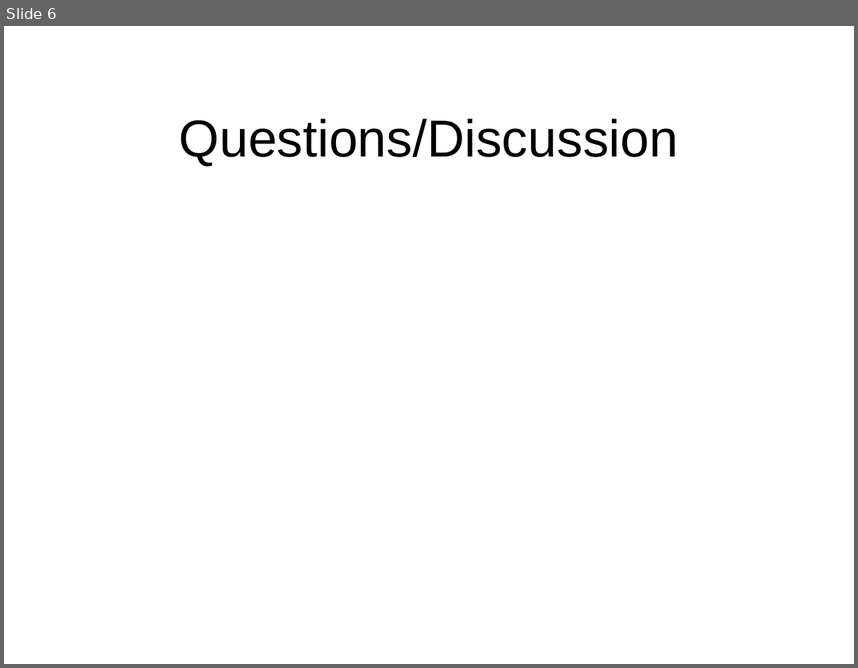
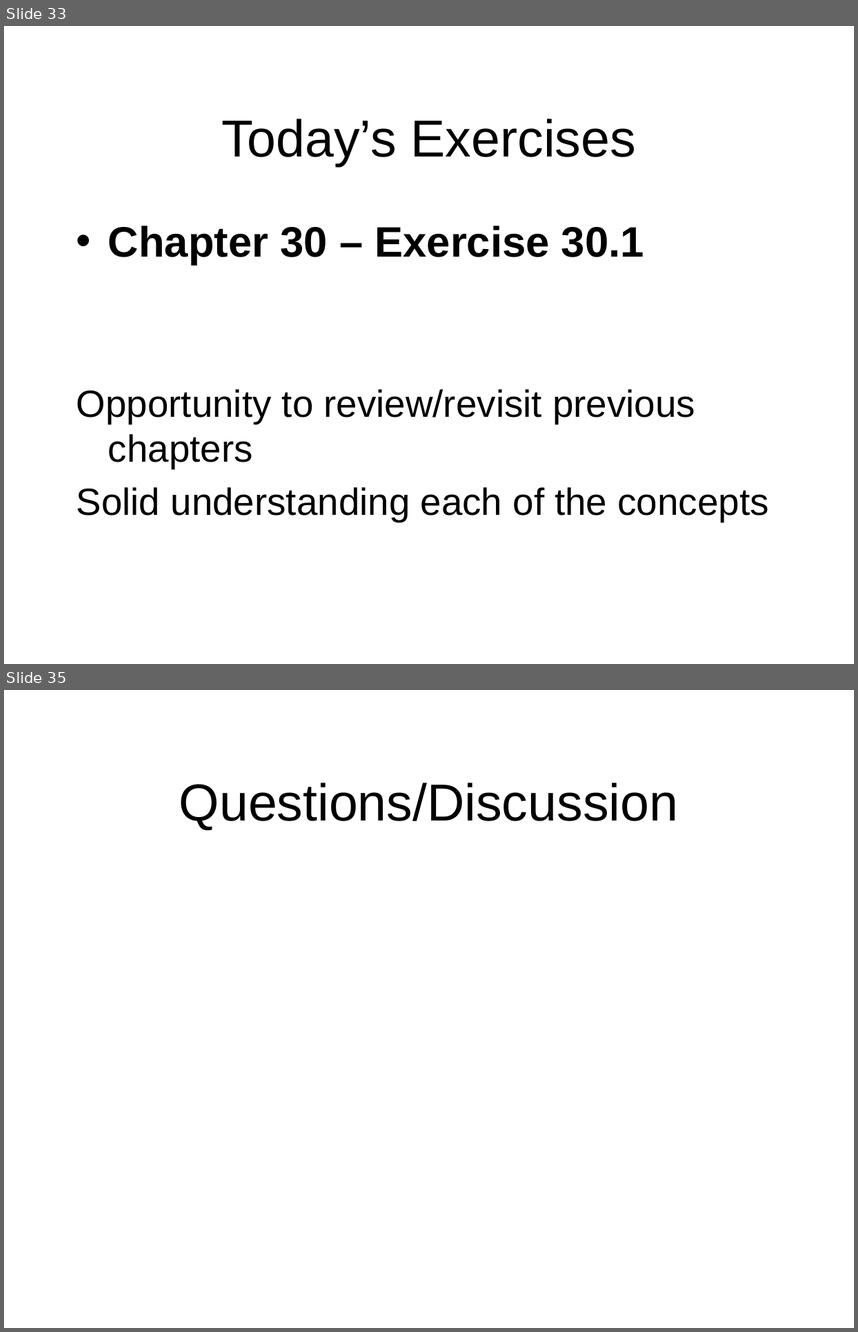
Before and after one commit to octaviordz/zjnu2017.github.io, a slide deck: OOP/lectures/120--Network.Programming.pptx. Shown one above the other, each under a label of ours: slide 6 before the commit, slides 33 and 35 after it; the slides between them are not shown. The pictures are 858x668 and 858x1332 pixels, drawn with LibreOffice and Linux fonts; fonts in the diff are those of the drawing. Boxes give left, top, right and bottom in pixels: in the first picture for what was removed or moved away, otherwise in the second. Text is boxed around its words. In the diff, an @@ line names an element or a change of style, - is before the commit and + after.

```diff
--- a/OOP/lectures/120--Network.Programming.pptx
+++ b/OOP/lectures/120--Network.Programming.pptx
@@ slide 33 added at (4,26,854,664), background #FFFFFF @@
@@ title added at (221,118,636,166), 44 pt, text #000000 @@
+Today’s Exercises
@@ text added at (76,225,769,521), 32 pt, text #000000 @@
+• Chapter 30 – Exercise 30.1
+Opportunity to review/revisit previous chapters
+Solid understanding each of the concepts
@@ what was slide 6 is now slide 35 @@
```
Also in this commit, not shown: 3 slides changed, 29 other slides added, 1 slide removed, 1 other file.
